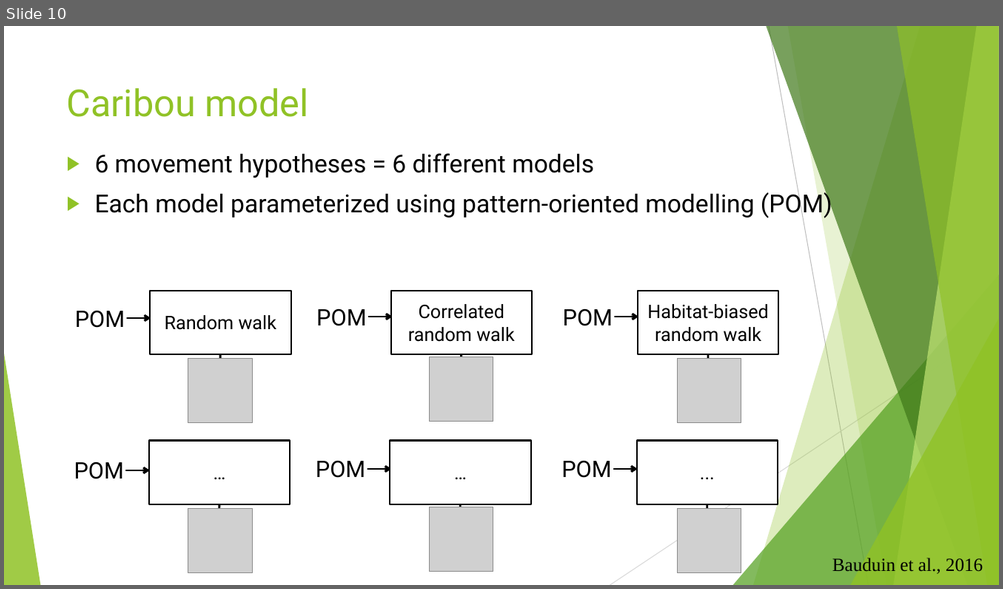
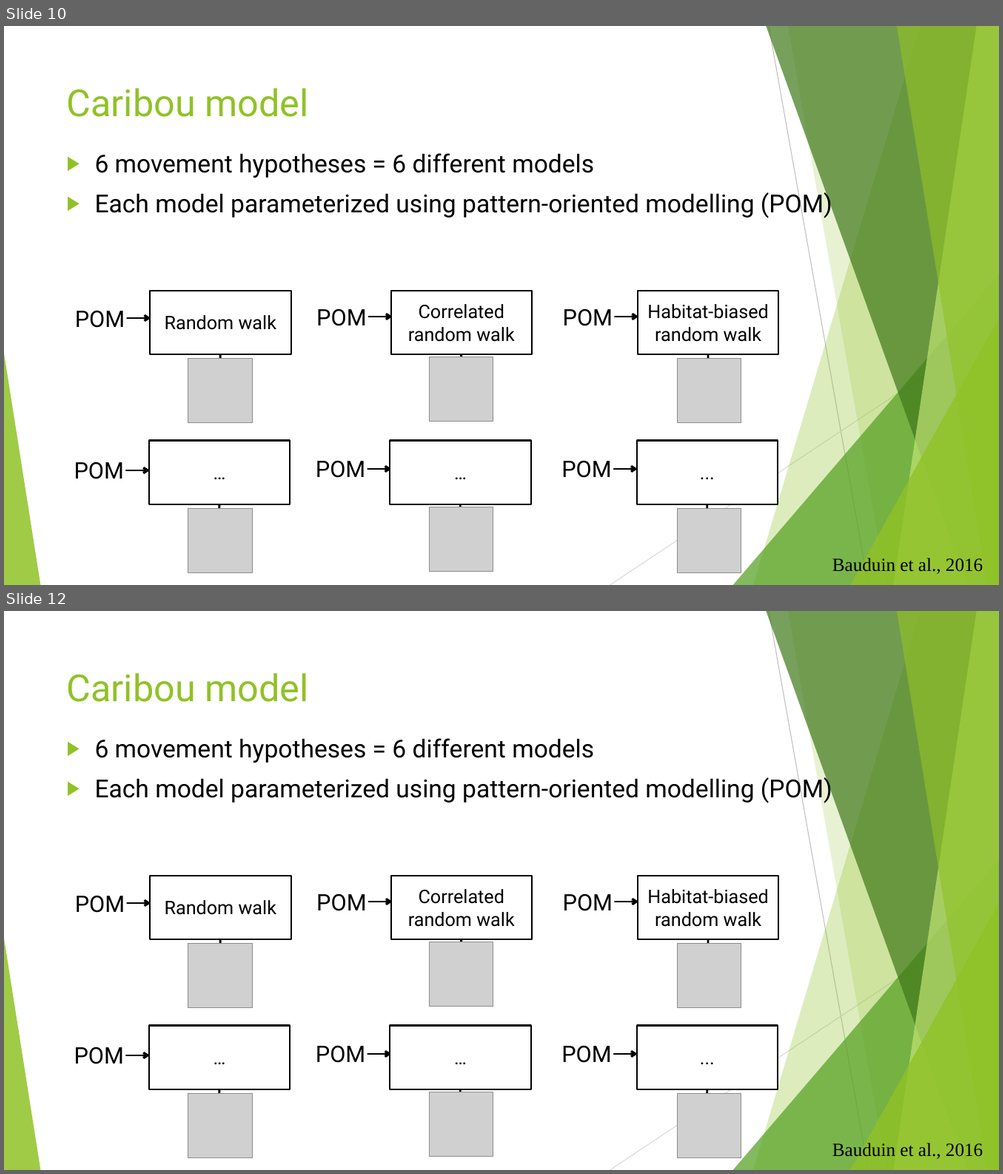
Before and after one commit to SarahBauduin/formation_IBM_NetLogoR, a slide deck: docs/slides/4_Parameter.pptx. Shown one above the other, each under a label of ours: slide 10 before the commit, slides 10 and 12 after it; the slides between them are not shown. The pictures are 1003x589 and 1003x1174 pixels, drawn with LibreOffice and Linux fonts; fonts in the diff are those of the drawing; grey boxes stand for pictures. Boxes give left, top, right and bottom in pixels: in the first picture for what was removed or moved away, otherwise in the second. Text is boxed around its words. In the diff, an @@ line names an element or a change of style, - is before the commit and + after.

```diff
--- a/docs/slides/4_Parameter.pptx
+++ b/docs/slides/4_Parameter.pptx
@@ slide 12 added at box(4, 611, 999, 1170), background #FFFFFF; not listed: 10 template elements that a slide beside it also shows @@
@@ title added at box(67, 673, 308, 702), 36 pt, text #90C226 @@
+Caribou model
@@ text added at box(95, 738, 832, 804), 24 pt, text #000000 @@
+▶ 6 movement hypotheses = 6 different models
+▶ Each model parameterized using pattern-oriented modelling (POM)
@@ rectangle added at box(151, 876, 291, 940), fill #FFFFFF, outline #000000 1.5 pt, 18 pt, text #000000 @@
+Random walk
@@ rectangle added at box(390, 876, 532, 940), fill #FFFFFF, outline #000000 1.5 pt, 18 pt, text #000000 @@
+Correlated random walk
@@ rectangle added at box(637, 876, 779, 940), fill #FFFFFF, outline #000000 1.5 pt, 18 pt, text #000000 @@
+Habitat-biased random walk
@@ text added at box(75, 895, 125, 913), 22 pt, text #000000 @@
+POM
@@ text added at box(316, 894, 366, 911), 22 pt, text #000000 @@
+POM
@@ text added at box(563, 894, 612, 911), 22 pt, text #000000 @@
+POM
@@ arrow added from (127, 903) to (151, 903), #000000 2 pt @@
@@ arrow added from (369, 902) to (392, 902), #000000 2 pt @@
@@ arrow added from (615, 902) to (638, 902), #000000 2 pt @@
@@ arrow added from (220, 940) to (220, 970), #000000 2 pt @@
@@ picture added at box(430, 943, 493, 1007) @@
@@ arrow added from (461, 940) to (461, 970), #000000 2 pt @@
@@ arrow added from (708, 940) to (708, 970), #000000 2 pt @@
@@ picture added at box(188, 944, 253, 1008) @@
@@ picture added at box(677, 944, 741, 1008) @@
@@ rectangle added at box(149, 1026, 290, 1090), fill #FFFFFF, outline #000000 1.5 pt, 18 pt, text #000000 @@
+…
@@ rectangle added at box(390, 1026, 531, 1090), fill #FFFFFF, outline #000000 1.5 pt, 18 pt, text #000000 @@
+…
@@ rectangle added at box(637, 1026, 778, 1090), fill #FFFFFF, outline #000000 1.5 pt, 18 pt, text #000000 @@
+...
@@ text added at box(74, 1047, 124, 1065), 22 pt, text #000000 @@
+POM
@@ text added at box(316, 1045, 365, 1063), 22 pt, text #000000 @@
+POM
@@ arrow added from (368, 1054) to (391, 1054), #000000 2 pt @@
@@ text added at box(561, 1045, 611, 1063), 22 pt, text #000000 @@
+POM
@@ arrow added from (614, 1054) to (637, 1054), #000000 2 pt @@
@@ arrow added from (126, 1056) to (151, 1056), #000000 2 pt @@
@@ picture added at box(188, 1093, 253, 1159) @@
@@ arrow added from (219, 1091) to (219, 1120), #000000 2 pt @@
@@ picture added at box(430, 1092, 493, 1157) @@
@@ arrow added from (460, 1091) to (460, 1120), #000000 2 pt @@
@@ picture added at box(677, 1093, 741, 1159) @@
@@ arrow added from (707, 1091) to (707, 1120), #000000 2 pt @@
@@ text added at box(832, 1143, 982, 1159), 18 pt, text #000000 @@
+Bauduin et al., 2016
```
Also in this commit, not shown: 8 slides changed, 19 other files.
